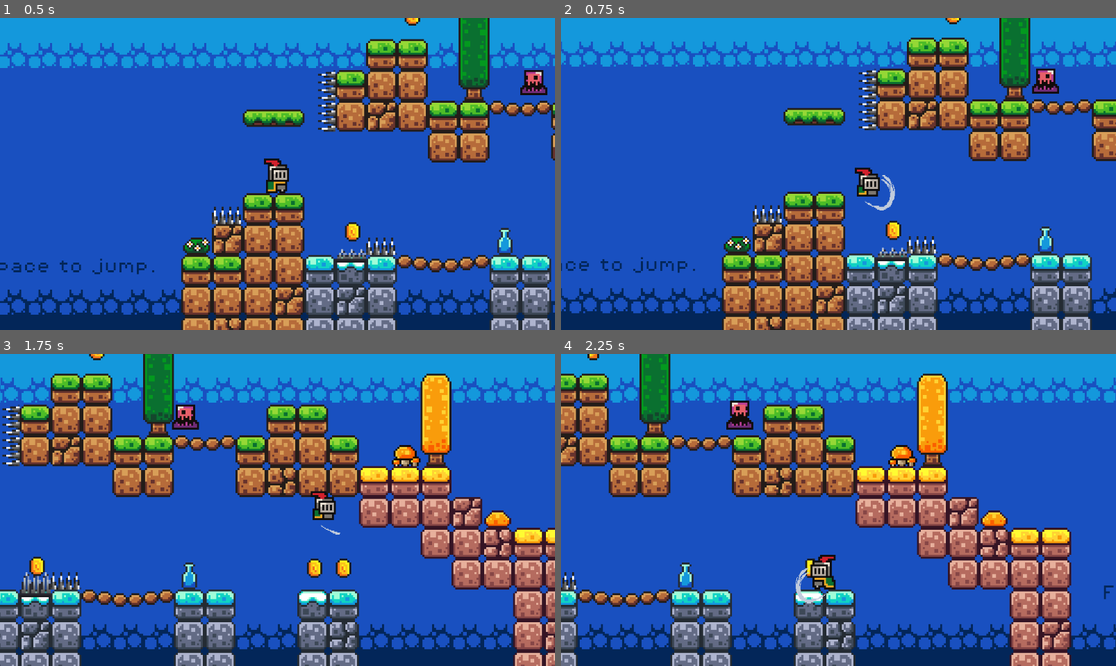
Above: before the commit, frames 1-4 (two rows, left to right).
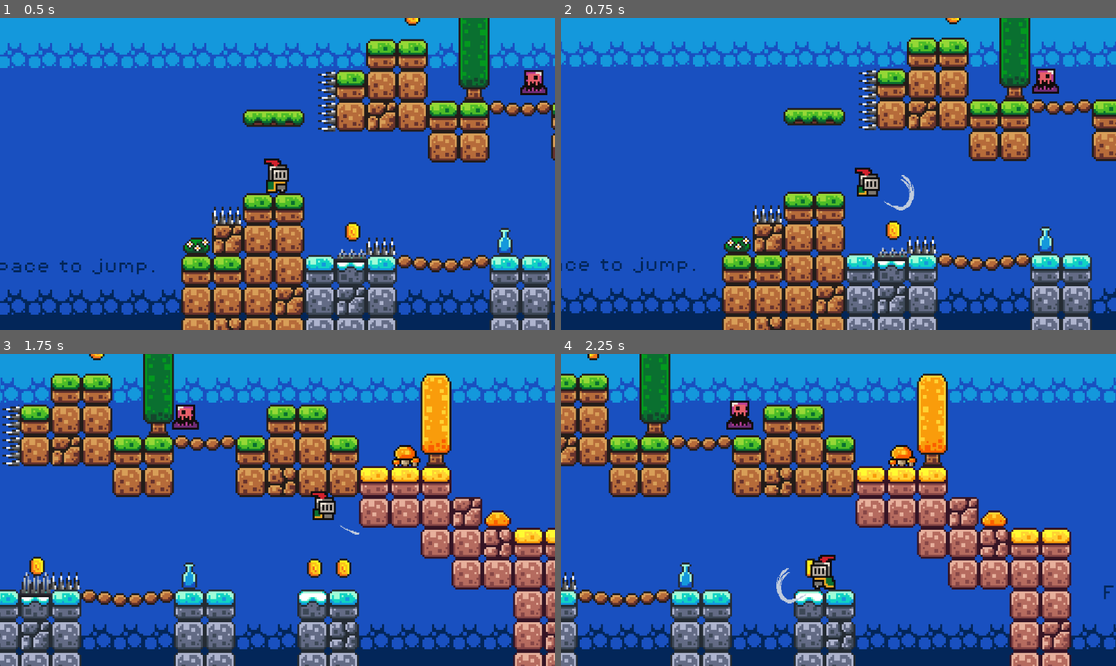
Above: after the commit, the same moments.

Repository: kasramo1383/KnightPlatformer-GODOT
Game: Godot game, scene res://scenes/game.tscn
The game is run twice, just before and just after one commit, with the same random seed, the same clock (stepped at 60 frames per second) and the same inputs. This scene is started directly instead of the project's main scene.
Inputs (mouse positions are in pixels of both pictures, inside the frame that each line leads up to):
- Up to frame 1 (0.5 s): no input
- Up to frame 2 (0.75 s): move the mouse to (960, 158) at 0.52 s; hold Right (move_right) from 0.53 s (still down); click (960, 158) at 0.6 s
- Up to frame 3 (1.75 s): keep holding Right (move_right); tap Space (jump) at 0.77, 1.52 s; tap Shift (dash) at 0.8, 1.35 s; move the mouse to (166, 525) at 1.27 s; click (166, 525) at 1.55 s
- Up to frame 4 (2.25 s): move the mouse to (894, 441) at 2.02 s; release Right (move_right) at 2.03 s; hold Left (move_left) from 2.03 s (still down); click (894, 441) at 2.1 s

Frame 1 is identical in both runs. In frame 2, 0.3% of the frame differs, in the area x 54-64%, y 50-62%; in frame 3, less than 0.1%; in frame 4, 0.3%.

Commit message:
add attack cooldown, reshaped attack size and hitbox

Diff:
--- a/project.godot
+++ b/project.godot
@@ -11,7 +11,7 @@
 [application]
 
 config/name="First Game"
-run/main_scene="uid://bsgoiv5t2j75e"
+run/main_scene="uid://rrj6ceq1txnj"
 config/features=PackedStringArray("4.5", "Forward Plus")
 config/icon="res://icon.svg"
 
--- a/scenes/slash.tscn
+++ b/scenes/slash.tscn
@@ -75,19 +75,21 @@
 }]
 
 [sub_resource type="RectangleShape2D" id="RectangleShape2D_3c2nd"]
-size = Vector2(21, 37)
+size = Vector2(17.5, 23)
 
 [node name="Slash" type="Node2D"]
 script = ExtResource("1_3c2nd")
 
 [node name="AnimatedSprite2D" type="AnimatedSprite2D" parent="."]
-position = Vector2(-23.999998, 0)
+position = Vector2(-13.999999, 0)
 scale = Vector2(0.2764977, 0.51261216)
 sprite_frames = SubResource("SpriteFrames_fg1j7")
 animation = &"slash"
+frame = 8
+frame_progress = 1.0
 
 [node name="Hitbox" type="Area2D" parent="."]
 
 [node name="CollisionShape2D" type="CollisionShape2D" parent="Hitbox"]
-position = Vector2(-7, -7)
+position = Vector2(-14.75, -1.5)
 shape = SubResource("RectangleShape2D_3c2nd")
--- a/scenes/slash_down.tscn
+++ b/scenes/slash_down.tscn
@@ -144,14 +144,14 @@
 }]
 
 [sub_resource type="RectangleShape2D" id="RectangleShape2D_4fs4f"]
-size = Vector2(47, 33)
+size = Vector2(38, 18.5)
 
 [node name="SlashDown" type="Node2D"]
 script = ExtResource("1_4fs4f")
 
 [node name="AnimatedSprite2D" type="AnimatedSprite2D" parent="."]
-position = Vector2(6.7762636e-21, -28)
-scale = Vector2(0.64987683, 0.24068108)
+position = Vector2(0, -20)
+scale = Vector2(0.8133105, 0.30120853)
 sprite_frames = SubResource("SpriteFrames_g6502")
 animation = &"slash_down"
 frame = 8
@@ -160,5 +160,5 @@
 [node name="Hitbox" type="Area2D" parent="."]
 
 [node name="CollisionShape2D" type="CollisionShape2D" parent="Hitbox"]
-position = Vector2(-2.5, -24)
+position = Vector2(0, -20)
 shape = SubResource("RectangleShape2D_4fs4f")
--- a/scripts/player.gd
+++ b/scripts/player.gd
@@ -6,6 +6,7 @@
 const DASH_TIME = 0.2
 const DASH_COOLDOWN = 0.5
 const MAX_JUMPS = 2
+const ATTACK_COOLDOWN = 0.4 # <-- new constant for attack cooldown
 
 var gravity = ProjectSettings.get_setting("physics/2d/default_gravity")
 var sprite_dir = +1
@@ -16,6 +17,8 @@
 var dash_timer = 0.0
 var dash_direction = 0
 var jump_count = 0
+
+var can_attack = true # <-- new flag for attack cooldown
 
 @onready var animated_sprite = $AnimatedSprite2D
 @onready var timer = $Timer
@@ -80,28 +83,21 @@
 	else:
 		velocity.x = move_toward(velocity.x, 0, SPEED)
 
-	# Attacks
-	if Input.is_action_just_pressed("attack"):
+	# Attacks with cooldown
+	if Input.is_action_just_pressed("attack") and can_attack:
 		var is_down = Input.is_action_pressed("move_down")
 		perform_attack(is_down)
+		start_attack_cooldown() # <-- triggers cooldown
 
 	for i in get_slide_collision_count():
 		var collision = get_slide_collision(i)
-
-		# Check if we hit a TileMap
 		if collision.get_collider() is TileMap:
 			var tilemap = collision.get_collider() as TileMap
-
-		  # Convert collision point to tile coordinates
 			var tile_coords = tilemap.local_to_map(collision.get_position())
-
-		  # Get the TileData for that tile (layer 0 by default)
 			var tile_data = tilemap.get_cell_tile_data(1, tile_coords)
 			if tile_data:
-			# Read custom metadata
 				var tile_type = tile_data.get_custom_data("collide")
 				var damage = tile_data.get_custom_data("killer")
-
 				if damage:
 					print("You died!")
 					Engine.time_scale = 0.5
@@ -128,26 +124,30 @@
 	can_dash = true
 
 
+# --- NEW FUNCTION ---
+func start_attack_cooldown():
+	can_attack = false
+	await get_tree().create_timer(ATTACK_COOLDOWN).timeout
+	can_attack = true
+# --------------------
+
+
 func perform_attack(is_down := false):
 	var slash_instance: Node2D
-
 	if is_down:
 		if is_on_floor():
 			return
 		slash_instance = slash_down_scene.instantiate()
-		# pass reference to self
 		slash_instance.player = self
 	else:
 		slash_instance = slash_scene.instantiate()
 
 	add_child(slash_instance)
 
-	# Positioning offsets
 	var offset = Vector2(0, 30) if is_down else Vector2(30, 0)
 	if animated_sprite.flip_h and not is_down:
 		offset.x *= -1
 		slash_instance.scale.x = -1
-
 	slash_instance.position = offset
 
 
